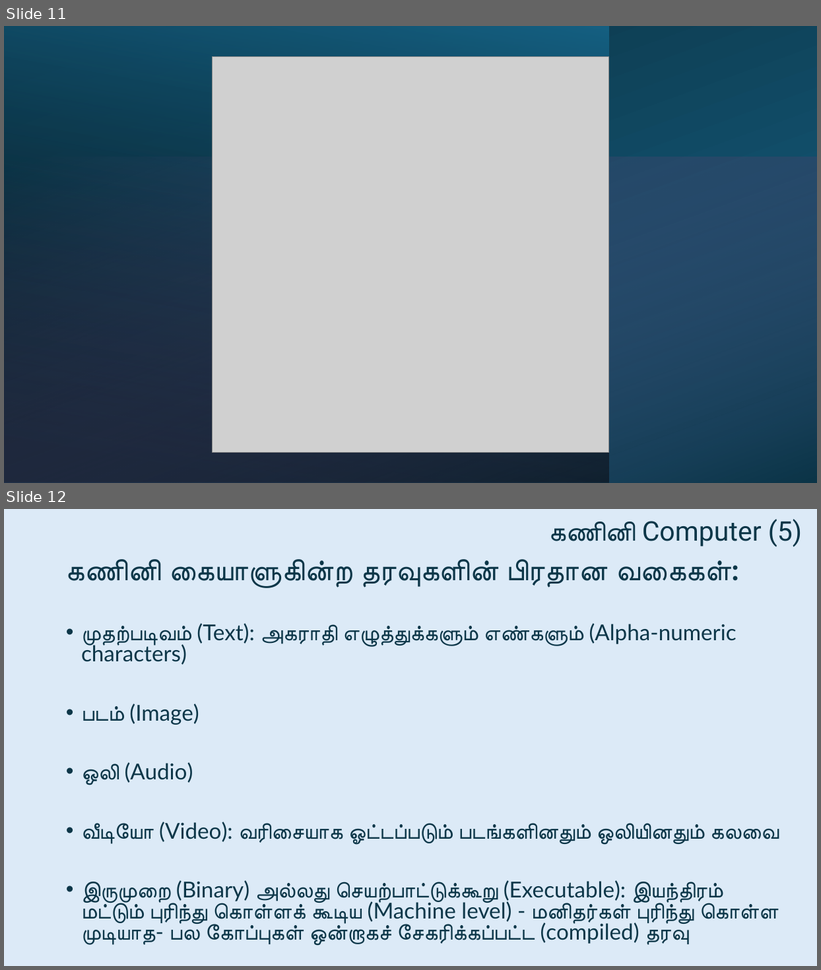
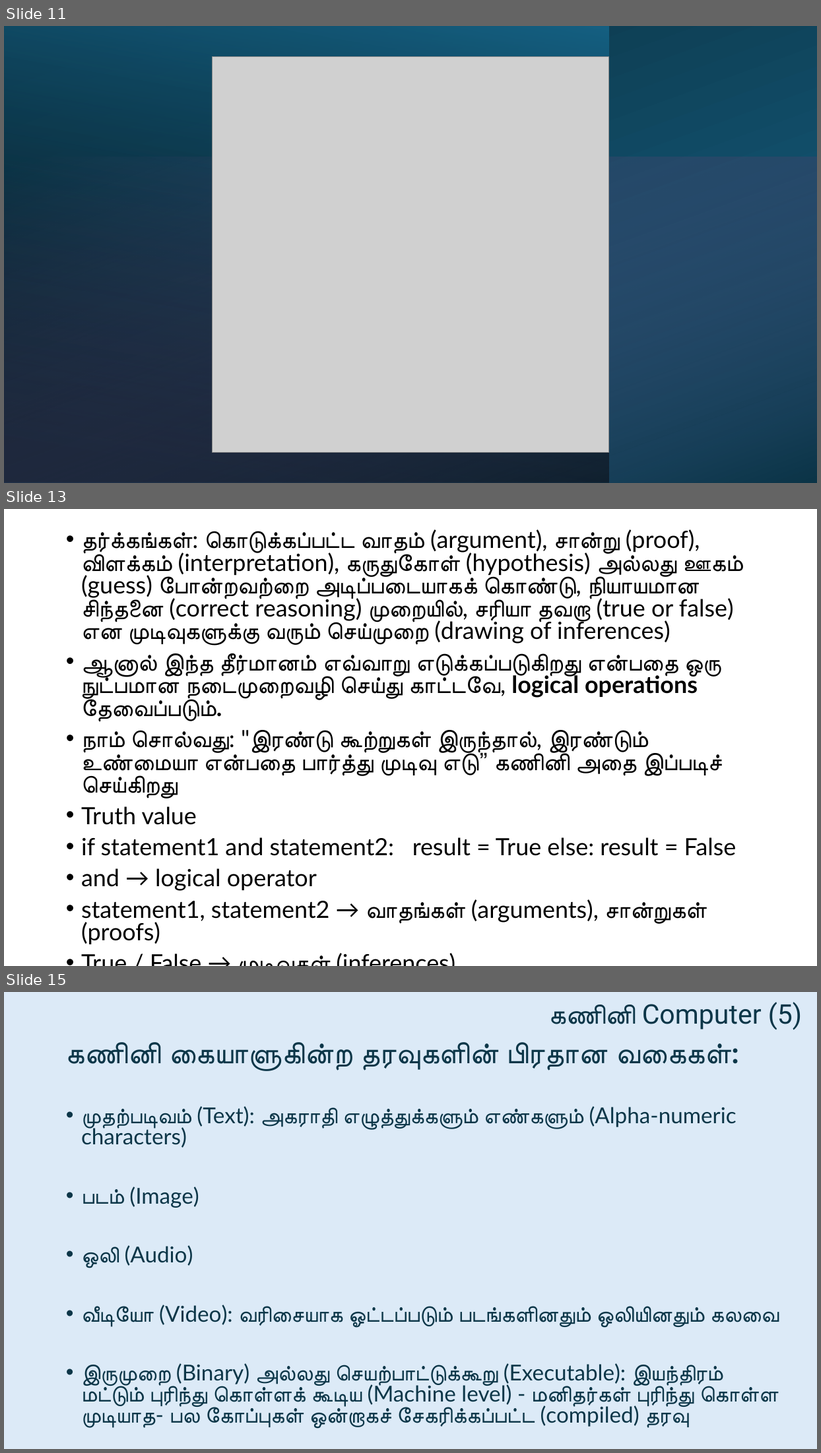
Before and after one commit to JTharsini/ProgrammingForBeginners, a slide deck: 2. கணினி அறிவியல் பொறியியல் - கணினி.pptx. Shown one above the other, each under a label of ours: slides 11 and 12 before the commit, slides 11, 13 and 15 after it; the slides between them are not shown. The pictures are 821x970 and 821x1453 pixels, drawn with LibreOffice and Linux fonts; fonts in the diff are those of the drawing; grey boxes stand for pictures. Boxes give left, top, right and bottom in pixels: in the first picture for what was removed or moved away, otherwise in the second. Text is boxed around its words. In the diff, an @@ line names an element or a change of style, - is before the commit and + after.

```diff
--- a/2. கணினி அறிவியல் பொறியியல் - கணினி.pptx
+++ b/2. கணினி அறிவியல் பொறியியல் - கணினி.pptx
@@ slide 13 added at bbox=[4, 509, 817, 966], background #FFFFFF @@
@@ text added at bbox=[81, 529, 740, 945], 28 pt, text #000000 @@
+• தர்க்கங்கள்: கொடுக்கப்பட்ட வாதம் (argument), சான்று (proof), விளக்கம் (interpretation), கருதுகோள் (hypothesis) அல்லது ஊகம் (guess) போன்றவற்றை அடிப்படையாகக் கொண்டு, நியாயமான சிந்தனை (correct reasoning) முறையில், சரியா தவறா (true or false) என முடிவுகளுக்கு வரும் செய்முறை (drawing of inferences)
+• ஆனால் இந்த தீர்மானம் எவ்வாறு எடுக்கப்படுகிறது என்பதை ஒரு நுட்பமான நடைமுறைவழி செய்து காட்டவே, logical operations தேவைப்படும்.
+• நாம் சொல்வது: "இரண்டு கூற்றுகள் இருந்தால், இரண்டும் உண்மையா என்பதை பார்த்து முடிவு எடு” கணினி அதை இப்படிச் செய்கிறது
+• Truth value
+• if statement1 and statement2: result = True else: result = False
+• and → logical operator
+• statement1, statement2 → வாதங்கள் (arguments), சான்றுகள் (proofs)
+• True / False → முடிவுகள் (inferences)
@@ what was slide 12 is now slide 15 @@
```
Also in this commit, not shown: 2 other slides added, 1 other file.
